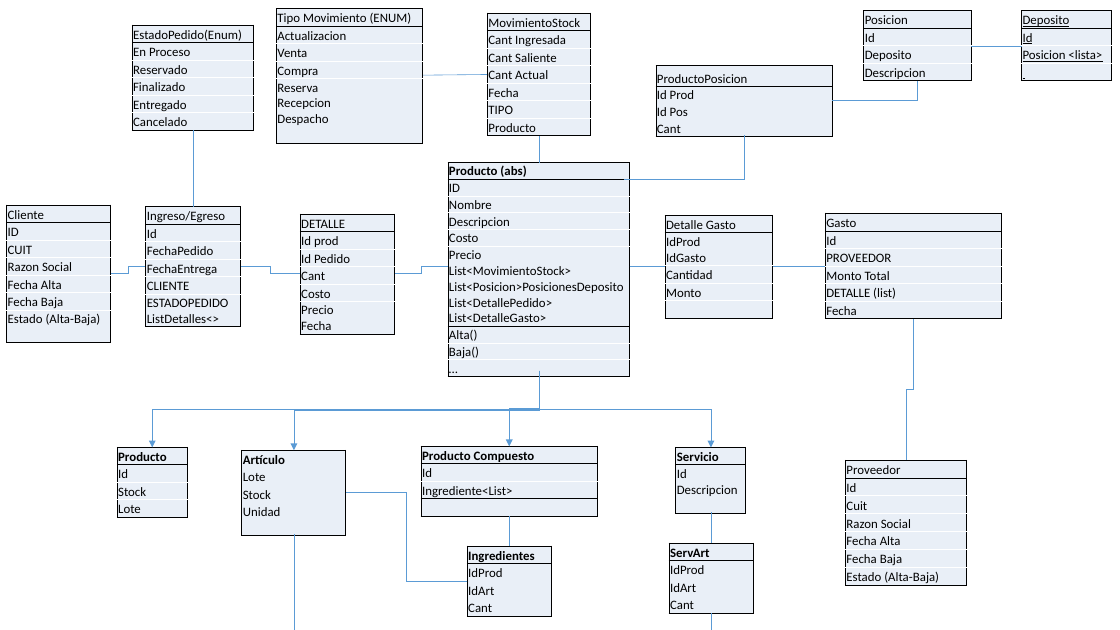
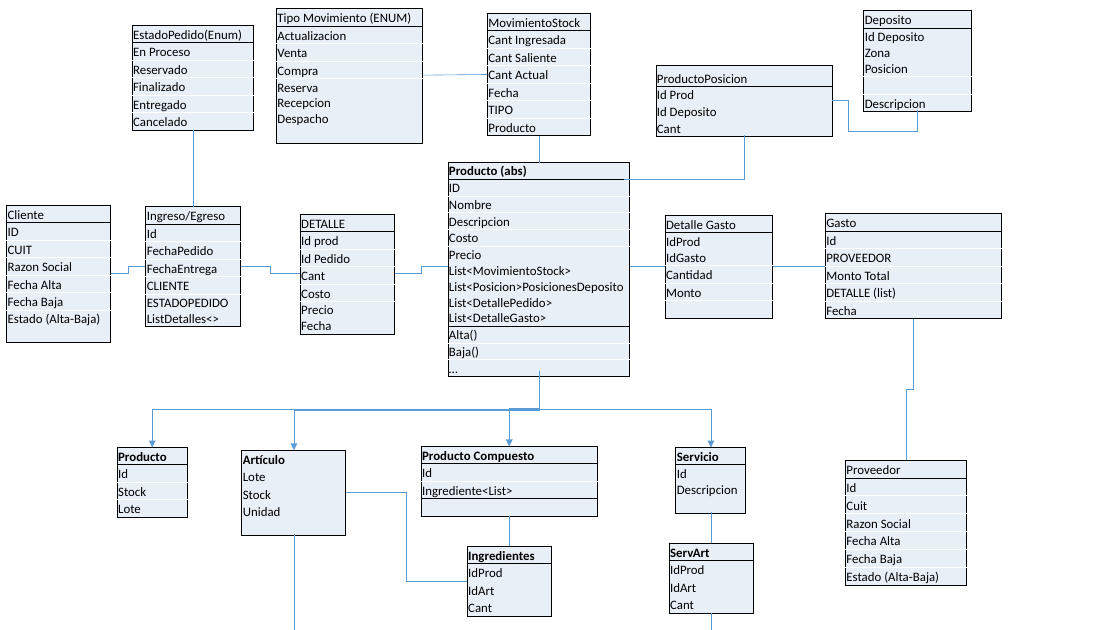
Before and after one commit to rnavas15/Stock, a slide deck: slide 1 of Stock.pptx. Drawn at 1120x630 pixels with LibreOffice and Linux fonts; fonts in the diff are those of the drawing. Boxes give left, top, right and bottom in pixels: in the first picture for what was removed or moved away, otherwise in the second. Text is boxed around its words. In the diff, an @@ line names an element or a change of style, - is before the commit and + after.

```diff
--- a/Stock.pptx
+++ b/Stock.pptx
@@ table at (x1=865, y1=11, x2=972, y2=116) @@
-row 1: Posicion
-row 2: Id
+row 2: Id Deposito / Zona / Posicion
+row 3: 
@@ table removed at (x1=1022, y1=11, x2=1112, y2=81), 4 rows, 1 columns @@
-Deposito
-Id
-Posicion <lista>
-
@@ elbow line removed from (1022, 46) to (971, 46) @@
@@ table at (x1=656, y1=66, x2=833, y2=141) @@
-row 3, column 1: Id Pos
+row 3, column 1: Id Deposito
@@ elbow line moved from (918, 81) - (833, 101) to (918, 110) - (833, 101) @@
```
Also in this commit, not shown: 5 other files.
